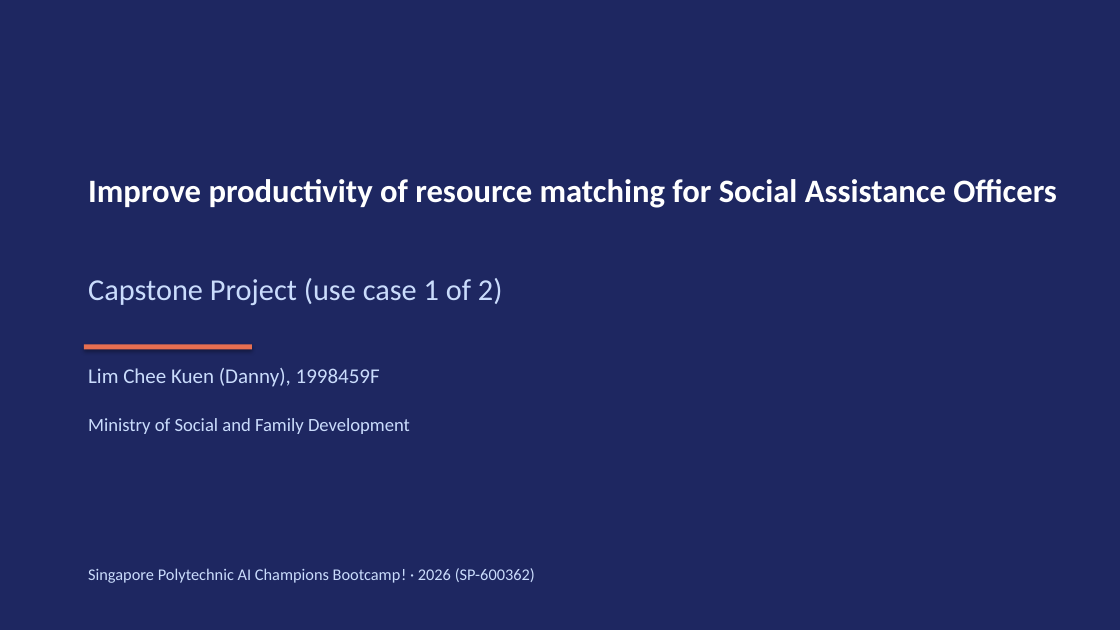
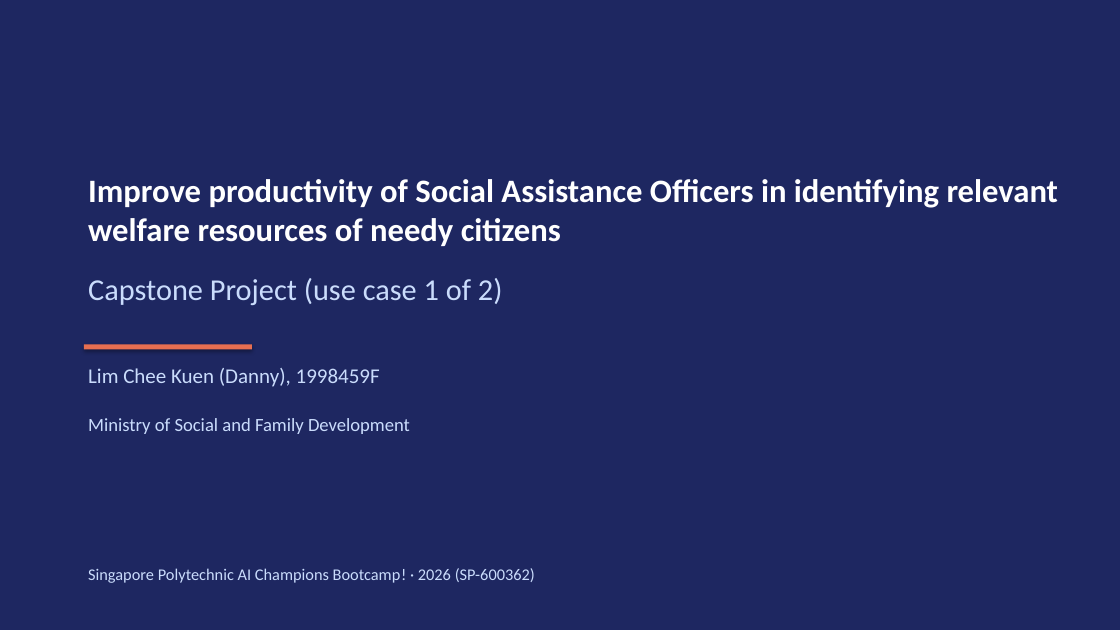
Before and after one commit to LCK030305/aibc-project, a slide deck: slide 1 of AI Champions Bootcamp! Capstone project_1 of 2_Lim Chee Kuen (Danny)_1998459F_May 2026.pptx. Drawn at 1120x630 pixels with LibreOffice and Linux fonts; fonts in the diff are those of the drawing. Boxes give left, top, right and bottom in pixels: in the first picture for what was removed or moved away, otherwise in the second. Text is boxed around its words. In the diff, an @@ line names an element or a change of style, - is before the commit and + after.

```diff
--- a/AI Champions Bootcamp! Capstone project_1 of 2_Lim Chee Kuen (Danny)_1998459F_May 2026.pptx
+++ b/AI Champions Bootcamp! Capstone project_1 of 2_Lim Chee Kuen (Danny)_1998459F_May 2026.pptx
@@ text at (88,179,1058,246): text changed @@
-Improve productivity of resource matching for Social Assistance Officers
+Improve productivity of Social Assistance Officers in identifying relevant welfare resources of needy citizens
```
Also in this commit, not shown: 1 other slide changed, 1 slide added, 28 other files.
